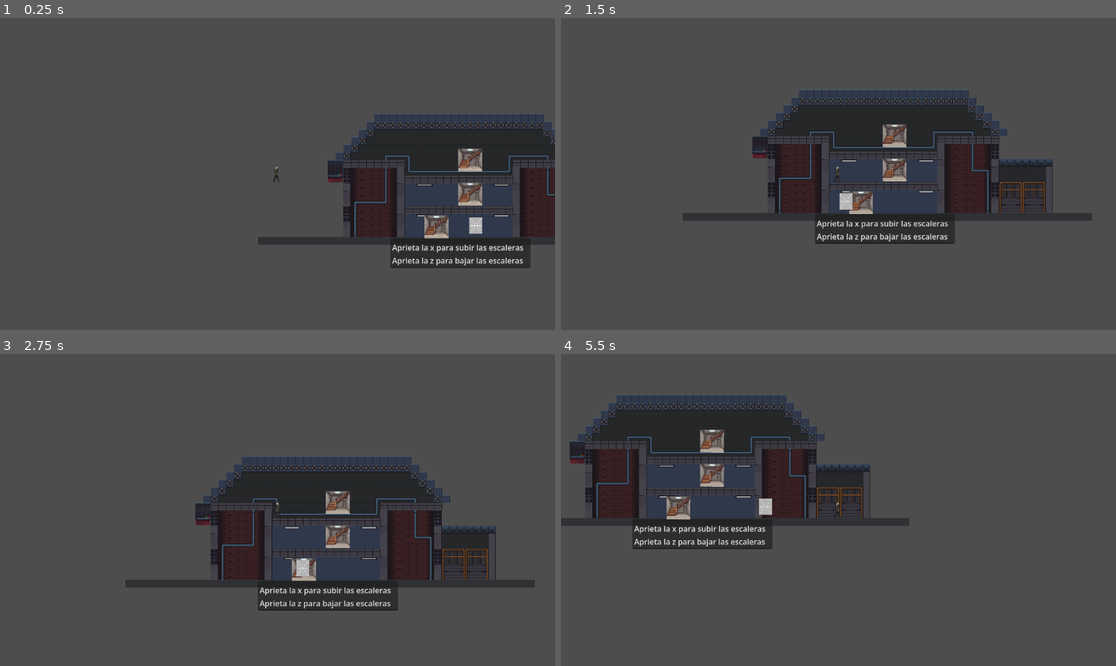
Above: before the commit, frames 1-4 (two rows, left to right).
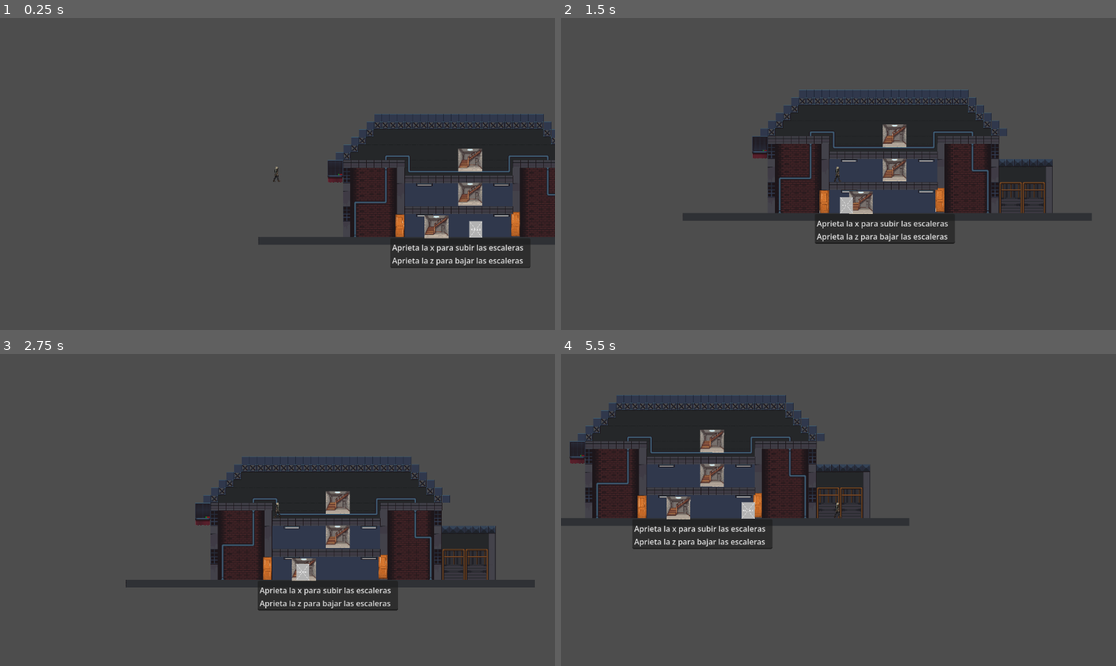
Above: after the commit, the same moments.

Repository: Alan222-coder/Godot-El-eternauta
Game: Godot game, scene res://Nivel1.tscn
The game is run twice, just before and just after one commit, with the same random seed, the same clock (stepped at 60 frames per second) and the same inputs.
Inputs:
- Up to frame 1 (0.25 s): no input
- Up to frame 2 (1.5 s): tap Enter (ui_accept) at 0.5, 0.77 s; hold Right (ui_right) from 0.53 s (still down); tap E (interact, bound only after the commit) at 0.6 s; tap Z (bajar) at 1.35 s
- Up to frame 3 (2.75 s): tap Enter (ui_accept) at 1.52 s; tap E (interact, bound only after the commit) at 1.55, 2.3 s; release Right (ui_right) at 2.03 s; hold Left (ui_left) from 2.03 s (still down); tap X (teleport) at 2.1 s
- Up to frame 4 (5.5 s): release Left (ui_left) at 2.78 s; hold Right (ui_right) 2.78-4.28 s; tap E (interact, bound only after the commit) at 2.85, 3.6, 4.55, 5.3 s; tap Enter (ui_accept) at 3.02, 3.77, 4.52 s; hold Left (ui_left) 4.28-5.03 s; tap Z (bajar) at 4.35 s; hold Right (ui_right) from 5.03 s (still down); tap X (teleport) at 5.1 s

The runs differ from the first frame. In frame 1, 0.3% of the frame differs, in the area x 71-94%, y 62-71%; in frame 2, 0.3%; in frame 3, 0.3%; in frame 4, 0.4%, in the area x 13-39%, y 44-53%.

Commit message:
Puertas
Añadido puertas

Diff:
--- a/Nivel1.tscn
+++ b/Nivel1.tscn
@@ -7,6 +7,8 @@
 [ext_resource type="Texture2D" uid="uid://ban4ok5eqtviu" path="res://assets/placeholder-300x300.png" id="3_s48l2"]
 [ext_resource type="Script" uid="uid://dgcdfhqus126p" path="res://portal_escalera.gd" id="4_s48l2"]
 [ext_resource type="Texture2D" uid="uid://dtt0jex6wsi3y" path="res://assets/fotografia-de-escada-de-pixel-art-em-um-edificio_811279-94765.jpg" id="5_qpwqs"]
+[ext_resource type="Script" uid="uid://dsi2xg5a1jalj" path="res://door.gd" id="6_qpwqs"]
+[ext_resource type="Texture2D" uid="uid://cfrprfwdw14m6" path="res://assets/png-clipart-door-door.png" id="7_afh24"]
 
 [sub_resource type="TileSetAtlasSource" id="TileSetAtlasSource_lf6j1"]
 texture = ExtResource("1_8cp3p")
@@ -387,6 +389,12 @@
 &"RESET": SubResource("Animation_opwex"),
 &"Test": SubResource("Animation_3vf8r")
 }
+
+[sub_resource type="RectangleShape2D" id="RectangleShape2D_poccc"]
+size = Vector2(18, 58.00003)
+
+[sub_resource type="RectangleShape2D" id="RectangleShape2D_516i8"]
+size = Vector2(59, 57.464996)
 
 [sub_resource type="TileSetAtlasSource" id="TileSetAtlasSource_opwex"]
 texture = ExtResource("1_8cp3p")
@@ -737,6 +745,48 @@
 [node name="AnimationPlayer" type="AnimationPlayer" parent="World/CharacterBody2D" unique_id=868760418]
 libraries/ = SubResource("AnimationLibrary_88etw")
 
+[node name="Puerta" type="Node2D" parent="World" unique_id=1864310790]
+
+[node name="Puerta" type="StaticBody2D" parent="World/Puerta" unique_id=400883131]
+position = Vector2(295, 215.93)
+scale = Vector2(1, 0.84000003)
+script = ExtResource("6_qpwqs")
+
+[node name="Sprite2D" type="Sprite2D" parent="World/Puerta/Puerta" unique_id=1419988223]
+position = Vector2(-1.0000019, 1.9299927)
+scale = Vector2(0.02055544, 0.031297397)
+texture = ExtResource("7_afh24")
+
+[node name="CollisionShape2D" type="CollisionShape2D" parent="World/Puerta/Puerta" unique_id=27115480]
+position = Vector2(-1, 1.9299927)
+shape = SubResource("RectangleShape2D_poccc")
+
+[node name="Area2D" type="Area2D" parent="World/Puerta/Puerta" unique_id=1424754816]
+
+[node name="CollisionShape2D" type="CollisionShape2D" parent="World/Puerta/Puerta/Area2D" unique_id=1236571303]
+position = Vector2(-0.5, 2.1975098)
+shape = SubResource("RectangleShape2D_516i8")
+
+[node name="Puerta2" type="StaticBody2D" parent="World/Puerta" unique_id=764911664]
+position = Vector2(535, 210.93)
+scale = Vector2(1, 0.84000003)
+script = ExtResource("6_qpwqs")
+
+[node name="Sprite2D" type="Sprite2D" parent="World/Puerta/Puerta2" unique_id=2116879667]
+position = Vector2(-1.0000019, 1.9299927)
+scale = Vector2(0.02055544, 0.031297397)
+texture = ExtResource("7_afh24")
+
+[node name="CollisionShape2D" type="CollisionShape2D" parent="World/Puerta/Puerta2" unique_id=89684737]
+position = Vector2(-1, 1.9299927)
+shape = SubResource("RectangleShape2D_poccc")
+
+[node name="Area2D" type="Area2D" parent="World/Puerta/Puerta2" unique_id=1964404416]
+
+[node name="CollisionShape2D" type="CollisionShape2D" parent="World/Puerta/Puerta2/Area2D" unique_id=630454705]
+position = Vector2(-0.5, 2.1975098)
+shape = SubResource("RectangleShape2D_516i8")
+
 [node name="TileMap2" type="TileMap" parent="." unique_id=12065591]
 position = Vector2(1, 0)
 tile_set = SubResource("TileSet_3vf8r")
--- a/PlayerMovimiento.gd
+++ b/PlayerMovimiento.gd
@@ -7,17 +7,16 @@
 @onready var animacion_de_jugador=$AnimationPlayer
 @onready var sprite2d=$Sprite2D
 func _physics_process(delta: float) -> void:
-	# Add the gravity.
 	if not is_on_floor():
 		velocity += get_gravity() * delta
 
-	# Handle jump.
 	if Input.is_action_just_pressed("ui_accept") and is_on_floor():
 		velocity.y = JUMP_VELOCITY
 
-	# Get the input direction and handle the movement/deceleration.
-	# As good practice, you should replace UI actions with custom gameplay actions.
-	var direction := Input.get_axis("ui_left", "ui_right")
+	# Movimiento combinado
+	var direction := Input.get_axis("ui_left", "ui_right") + Input.get_axis("mizquierda", "mderecha")
+	direction = clamp(direction, -1, 1)
+
 	if direction:
 		velocity.x = direction * SPEED
 	else:
@@ -25,10 +24,10 @@
 
 	move_and_slide()
 
-	if direction ==1:
-		sprite2d.flip_h=false
-	elif direction ==-1:
-		sprite2d.flip_h=true
+	if direction == 1:
+		sprite2d.flip_h = false
+	elif direction == -1:
+		sprite2d.flip_h = true
 
 
 func _on_portal_escalera_body_entered(body: Node2D) -> void:
--- /dev/null
+++ b/door.gd
@@ -0,0 +1,40 @@
+extends Node2D
+
+@onready var sprite = $Sprite2D
+@onready var collision = $CollisionShape2D
+@onready var area = $Area2D
+
+var player_in_range = false
+var is_open = false
+
+func _ready():
+	area.body_entered.connect(_on_body_entered)
+	area.body_exited.connect(_on_body_exited)
+
+func _process(delta):
+	if player_in_range and Input.is_action_just_pressed("interact"):
+		toggle_door()
+
+func toggle_door():
+	is_open = !is_open
+
+	if is_open:
+		# Se vuelve translúcida
+		sprite.modulate.a = 0.4
+
+		# Desactiva colisión
+		collision.disabled = true
+	else:
+		# Vuelve a normal
+		sprite.modulate.a = 1.0
+
+		# Activa colisión
+		collision.disabled = false
+
+func _on_body_entered(body):
+	if body.is_in_group("player"):
+		player_in_range = true
+
+func _on_body_exited(body):
+	if body.is_in_group("player"):
+		player_in_range = false
--- a/enemy.gd
+++ b/enemy.gd
@@ -10,6 +10,10 @@
 	if player == null:
 		return
 
+	# Add the gravity.
+	if not is_on_floor():
+		velocity += get_gravity() * delta
+
 	var direction = (player.global_position - global_position).normalized()
 	velocity.x = direction.x * speed
 
--- a/project.godot
+++ b/project.godot
@@ -31,6 +31,21 @@
 "events": [Object(InputEventKey,"resource_local_to_scene":false,"resource_name":"","device":0,"window_id":0,"alt_presse …(189 unchanged characters)…
 ]
 }
+interact={
+"deadzone": 0.2,
+"events": [null, Object(InputEventKey,"resource_local_to_scene":false,"resource_name":"","device":0,"window_id":0,"alt_pressed":false,"shift_pressed":false,"ctrl_pressed":false,"meta_pressed":false,"pressed":false,"keycode":0,"physical_keycode":69,"key_label":0,"unicode":0,"location":0,"echo":false,"script":null)
+]
+}
+mizquierda={
+"deadzone": 0.2,
+"events": [Object(InputEventKey,"resource_local_to_scene":false,"resource_name":"","device":0,"window_id":0,"alt_pressed":false,"shift_pressed":false,"ctrl_pressed":false,"meta_pressed":false,"pressed":false,"keycode":0,"physical_keycode":65,"key_label":0,"unicode":0,"location":0,"echo":false,"script":null)
+]
+}
+mderecha={
+"deadzone": 0.2,
+"events": [Object(InputEventKey,"resource_local_to_scene":false,"resource_name":"","device":0,"window_id":0,"alt_pressed":false,"shift_pressed":false,"ctrl_pressed":false,"meta_pressed":false,"pressed":false,"keycode":0,"physical_keycode":68,"key_label":0,"unicode":0,"location":0,"echo":false,"script":null)
+]
+}
 
 [physics]
 
Binary file added: assets/png-clipart-door-door.png
Not shown, added: assets/png-clipart-door-door.png.import
Not shown, added: door.gd.uid
